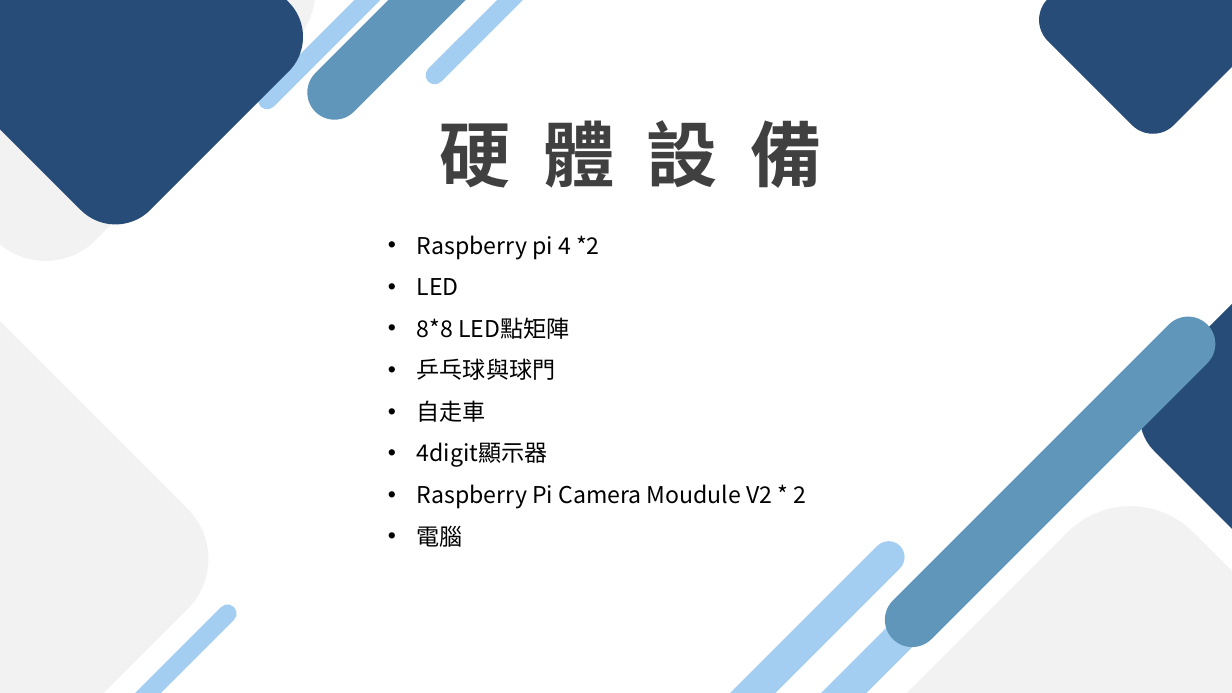
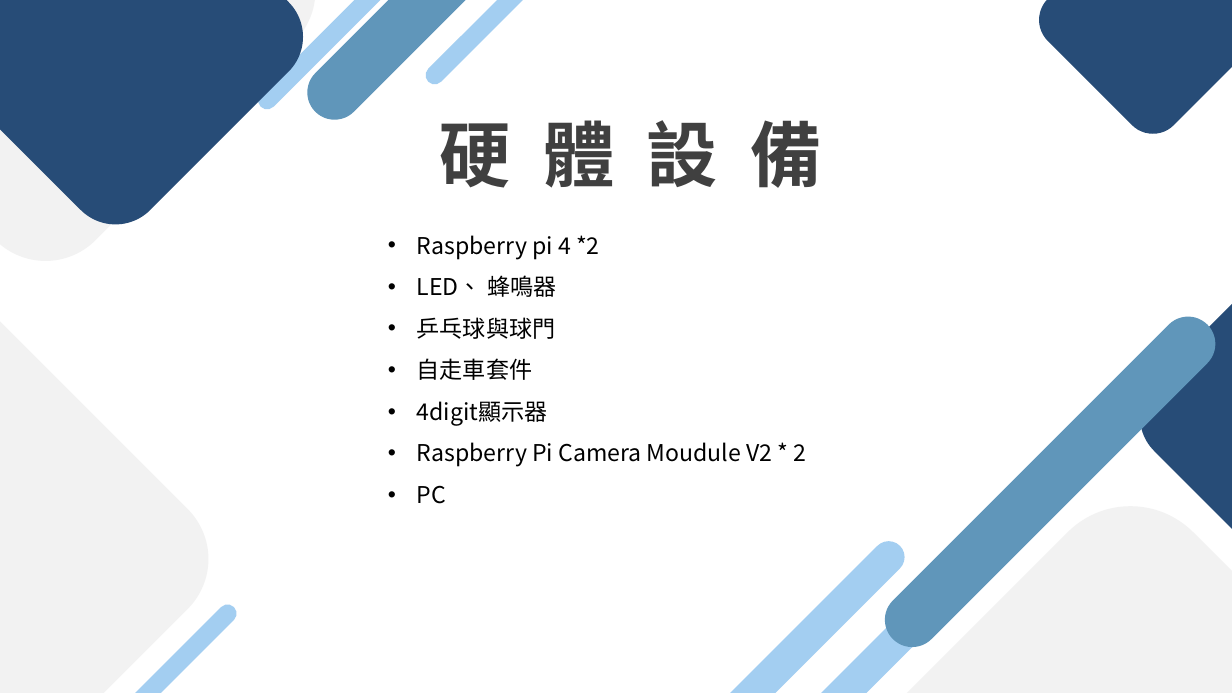
Before and after one commit to kerry96164/2024-EOS-FinalProject, a slide deck: slide 7 of final_project.pptx. Drawn at 1232x693 pixels with LibreOffice and Linux fonts; fonts in the diff are those of the drawing. Boxes give left, top, right and bottom in pixels: in the first picture for what was removed or moved away, otherwise in the second. Text is boxed around its words. In the diff, an @@ line names an element or a change of style, - is before the commit and + after.

```diff
--- a/final_project.pptx
+++ b/final_project.pptx
@@ text at [417, 275, 556, 297]: text changed @@
-• LED
-• 8*8 LED點矩陣
+• LED、 蜂鳴器
@@ text at [417, 358, 532, 380]: text changed @@
-• 自走車
+• 自走車套件
@@ text at [417, 485, 446, 504]: text changed @@
-• 電腦
+• PC
```
Also in this commit, not shown: 8 other slides changed, 3 other files.
